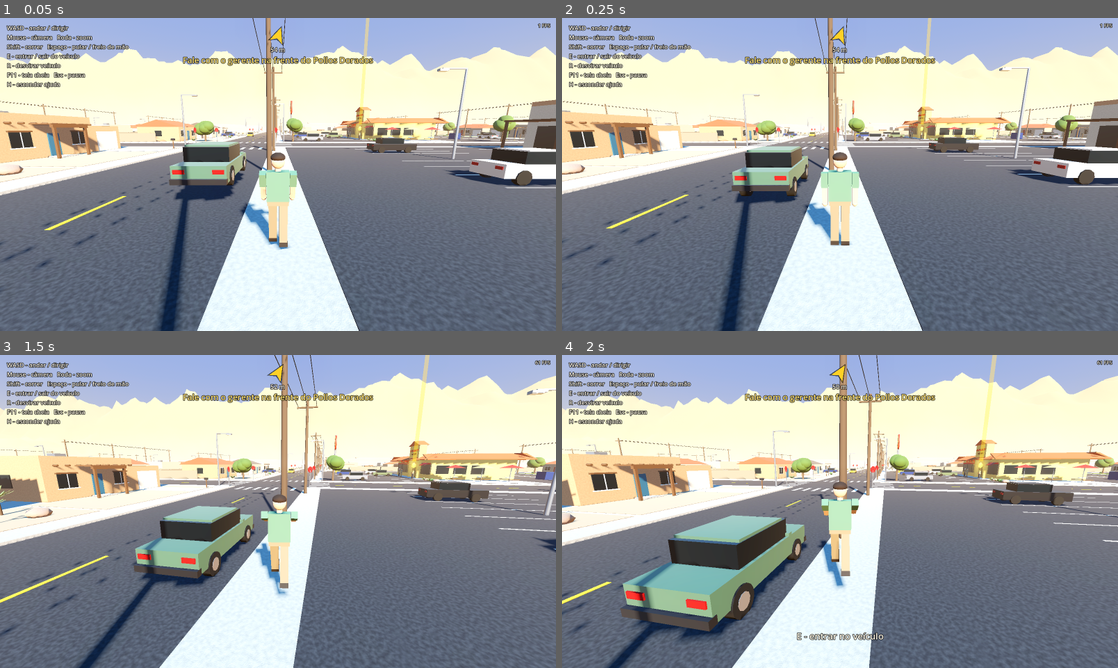
Above: before the commit, frames 1-4 (two rows, left to right).
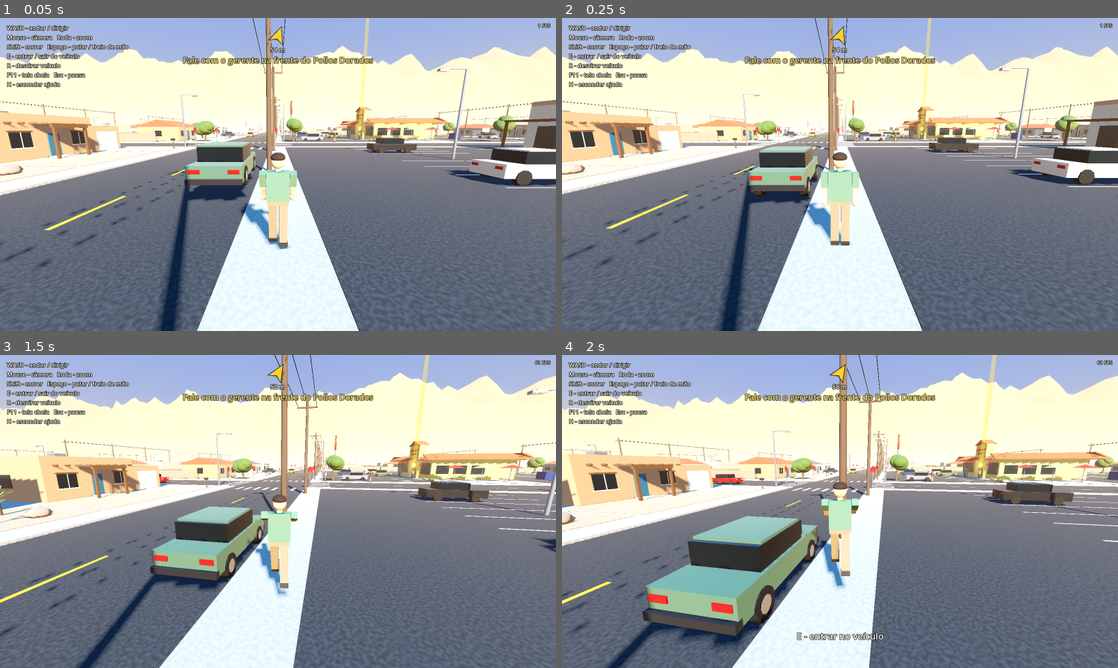
Above: after the commit, the same moments.

Repository: laudisio/desert-mvp
Game: Godot game, scene res://scenes/main.tscn
The game is run twice, just before and just after one commit, with the same random seed, the same clock (stepped at 60 frames per second) and the same inputs.
Inputs (mouse positions are in pixels of both pictures, inside the frame that each line leads up to):
- Up to frame 1 (0.05 s): no input
- Up to frame 2 (0.25 s): no input
- Up to frame 3 (1.5 s): move the mouse to (305, 511) at 0.52 s; hold Space (jump) 0.53-1.28 s; hold W (move_forward) from 0.53 s (still down); move the mouse to (250, 511) at 1.27 s; tap E (interact) at 1.35 s
- Up to frame 4 (2 s): keep holding W (move_forward); tap Space (jump) at 1.52, 1.55, 1.82 s

The runs differ from the first frame. In frame 1, 1.2% of the frame differs, in the area x 30-91%, y 36-59%; in frame 2, 1.3%; in frame 3, 2.5%; in frame 4, 5.6%, in the area x 10-67%, y 37-94%.

Commit message:
Adiciona pedestres nas calçadas e tráfego de carros de IA
Co-Authored-By: Devin AI <158243242+devin-ai-integration[bot]@users.noreply.github.com>

Diff:
--- a/scripts/autotest.gd
+++ b/scripts/autotest.gd
@@ -122,6 +122,7 @@
     await _shot("17_restaurante_npcs")
     rig.zoom = 1.0
     await _mission_test(city, rv)
+    await _traffic_test(city)
     # aerial
     rig.target = null
     rig.global_position = Vector3(-60, 90, -120)
@@ -239,6 +240,61 @@
     player.teleport(ex + Vector3(0, 0, 6))
 
 
+func _traffic_test(city: City) -> void:
+    var tr: Traffic = main.traffic
+    var player: Player = main.player
+    var rig: CameraRig = main.rig
+    var c0: Array = []
+    for c in tr.cars:
+        c0.append(c.global_position)
+    var p0: Array = []
+    for p in tr.peds:
+        p0.append(p.global_position)
+    await _wait(4.0)
+    var moved := 0
+    for i in tr.cars.size():
+        if tr.cars[i].global_position.distance_to(c0[i]) > 3.0:
+            moved += 1
+    var walked := 0
+    for i in tr.peds.size():
+        if tr.peds[i].global_position.distance_to(p0[i]) > 1.0:
+            walked += 1
+    print("[autotest] traffic cars moved=", moved, "/", tr.cars.size(), " peds walked=", walked, "/", tr.peds.size())
+    var car: TrafficCar = tr.cars[0]
+    var cf := TrafficCar.d3(car.dir)
+    var spot := car.global_position + cf * 16.0 + TrafficCar.right(car.dir) * 4.2
+    spot.y = City.CURB + 0.1
+    player.teleport(spot)
+    rig.yaw = city_yaw_toward(spot, car.global_position + cf * 6.0)
+    rig.pitch = -0.18
+    await _wait(1.0)
+    await _shot("27_ruas")
+    var ped: Pedestrian = tr.peds[0]
+    var sedan: Vehicle = main.vehicles[0]
+    var fwd := ped.global_transform.basis.z
+    sedan.global_transform = Transform3D(Basis(Vector3.UP, atan2(fwd.x, fwd.z)), ped.global_position - fwd * 5.0 + Vector3.UP * 0.8)
+    sedan.reset_physics_interpolation()
+    sedan.linear_velocity = fwd * 9.0
+    for i in 20:
+        if ped.down_time > 0.0:
+            break
+        await _wait(0.1)
+    print("[autotest] ped knocked down=", ped.down_time > 0.0)
+    var side := ped.global_transform.basis.x
+    player.teleport(ped.global_position + side * 6.0 + Vector3.UP * 0.3)
+    rig.yaw = city_yaw_toward(player.global_position, ped.global_position)
+    rig.pitch = -0.35
+    await _wait(0.6)
+    await _shot("28_atropelado")
+    await _wait(4.5)
+    print("[autotest] ped got up=", ped.down_time <= 0.0, " collision=", not ped.body_shape.disabled)
+    var stuck := 0
+    for c in tr.cars:
+        if c.blocked_time > 3.0:
+            stuck += 1
+    print("[autotest] traffic stuck>3s=", stuck)
+
+
 func city_yaw_toward(from: Vector3, to: Vector3) -> float:
     var d := to - from
     return atan2(-d.x, -d.z)
--- a/scripts/city.gd
+++ b/scripts/city.gd
@@ -79,7 +79,7 @@
     var hz := line(HWY_IDX)
     player_spawn = T(Vector3(-2.0, CURB + 0.05, hz + ROAD / 2.0 + 1.0))
     spawn_yaw = -PI / 2.0
-    sedan_spawn = T(Vector3(3.0, 0.4, hz + ROAD / 2.0 - 1.6), PI / 2.0)
+    sedan_spawn = T(Vector3(3.0, 0.4, hz + ROAD / 2.0 - 1.1), PI / 2.0)
     var rx := line(4) + PITCH / 2.0
     var rz := line(1) + PITCH / 2.0
     rv_spawn = T(Vector3(rx, CURB + 0.6, rz), PI / 2.0)
--- a/scripts/main.gd
+++ b/scripts/main.gd
@@ -8,6 +8,7 @@
 var current_vehicle: Vehicle = null
 var npcs: Array[Npc] = []
 var mission: Mission
+var traffic: Traffic
 
 
 func _ready() -> void:
@@ -47,6 +48,11 @@
     rig.yaw = city.spawn_yaw
     player.cam_rig = rig
     player.model.rotation.y = city.spawn_yaw + PI
+
+    traffic = Traffic.new()
+    traffic.name = "Traffic"
+    add_child(traffic)
+    traffic.setup(self)
 
     hud = Hud.new()
     add_child(hud)
--- a/scripts/npc.gd
+++ b/scripts/npc.gd
@@ -1,6 +1,7 @@
 class_name Npc
-extends StaticBody3D
-## Idle low-poly NPC: breathes and turns its head toward `watch` when close.
+extends AnimatableBody3D
+## Low-poly NPC: breathes, turns its head toward `watch` when close and
+## swings arms/legs by `walk_amount` (used by Pedestrian).
 
 const LOOK_RADIUS := 9.0
 
@@ -10,6 +11,13 @@
 var torso: Node3D
 var head: Node3D
 var _phase := 0.0
+var style_seed := 0
+var body_shape: CollisionShape3D
+var legs: Array[Node3D] = []
+var arms: Array[Node3D] = []
+var _arm_rest: Array[Vector3] = []
+var walk_amount := 0.0
+var _walk_phase := 0.0
 
 
 func setup(kind_name: String) -> void:
@@ -17,6 +25,7 @@
     collision_layer = 1
     collision_mask = 0
     var shape := CollisionShape3D.new()
+    body_shape = shape
     var cap := CapsuleShape3D.new()
     cap.radius = 0.32
     cap.height = 1.8
@@ -110,6 +119,8 @@
             s.glasses = true
             s.crutches = true
             s.height = 0.97
+        "pedestre":
+            _random_style(s)
     _build_body(s)
 
 
@@ -117,16 +128,18 @@
     model = _node(self, Vector3.ZERO)
     model.scale = Vector3(1.0, s.height, 1.0)
     var w: float = s.width
-    var skin := _m(kind + "_skin", s.skin, 0.7)
-    var shirt := _m(kind + "_shirt", s.shirt)
-    var pants := _m(kind + "_pants", s.pants, 0.9)
+    var skin := _m(_key() + "_skin", s.skin, 0.7)
+    var shirt := _m(_key() + "_shirt", s.shirt)
+    var pants := _m(_key() + "_pants", s.pants, 0.9)
     var shoes := _m("shoes", s.shoes, 0.6)
     var dark := _m("eyes", Color(0.05, 0.05, 0.05), 0.4)
-    var top: Material = shirt if s.jacket == null else _m(kind + "_jacket", s.jacket)
+    var top: Material = shirt if s.jacket == null else _m(_key() + "_jacket", s.jacket)
 
     for sx in [-0.11 * w, 0.11 * w]:
-        _part(model, GeoBuilder.box_mesh(Vector3(0.17 * w, 0.82, 0.2)), pants, Vector3(sx, 0.51, 0))
-        _part(model, GeoBuilder.box_mesh(Vector3(0.18 * w, 0.1, 0.3)), shoes, Vector3(sx, 0.05, 0.05))
+        var leg := _node(model, Vector3(sx, 0.92, 0))
+        _part(leg, GeoBuilder.box_mesh(Vector3(0.17 * w, 0.82, 0.2)), pants, Vector3(0, -0.41, 0))
+        _part(leg, GeoBuilder.box_mesh(Vector3(0.18 * w, 0.1, 0.3)), shoes, Vector3(0, -0.87, 0.05))
+        legs.append(leg)
 
     torso = _node(model, Vector3(0, 0.92, 0))
     _part(torso, GeoBuilder.box_mesh(Vector3(0.44 * w, 0.18, 0.25 + s.belly)), pants, Vector3(0, 0.05, 0))
@@ -134,9 +147,9 @@
     if s.jacket != null:
         _part(torso, GeoBuilder.box_mesh(Vector3(0.16, 0.42, 0.02)), shirt, Vector3(0, 0.44, 0.135 + s.belly * 0.5))
     if s.tie != null:
-        _part(torso, GeoBuilder.box_mesh(Vector3(0.07, 0.4, 0.02)), _m(kind + "_tie", s.tie, 0.5), Vector3(0, 0.45, 0.15 + s.belly * 0.5))
+        _part(torso, GeoBuilder.box_mesh(Vector3(0.07, 0.4, 0.02)), _m(_key() + "_tie", s.tie, 0.5), Vector3(0, 0.45, 0.15 + s.belly * 0.5))
     if s.long_hair:
-        _part(torso, GeoBuilder.box_mesh(Vector3(0.32, 0.26, 0.08)), _m(kind + "_hair", s.hair), Vector3(0, 0.58, -0.15))
+        _part(torso, GeoBuilder.box_mesh(Vector3(0.32, 0.26, 0.08)), _m(_key() + "_hair", s.hair), Vector3(0, 0.58, -0.15))
 
     for side in [-1.0, 1.0]:
         var arm := _node(torso, Vector3(side * 0.31 * w, 0.6, 0))
@@ -159,19 +172,21 @@
             var metal := _m("crutch", Color(0.7, 0.72, 0.75), 0.3)
             _part(c, GeoBuilder.cyl_mesh(0.02, 0.02, 1.3, 6), metal, Vector3(0, 0.65, 0))
             _part(c, GeoBuilder.box_mesh(Vector3(0.12, 0.04, 0.05)), _m("crutch_pad", Color(0.1, 0.1, 0.1)), Vector3(0, 1.3, 0))
+        arms.append(arm)
+        _arm_rest.append(arm.rotation)
 
     _part(torso, GeoBuilder.cyl_mesh(0.06, 0.06, 0.1, 8), skin, Vector3(0, 0.69, 0))
     head = _node(torso, Vector3(0, 0.85, 0))
     _part(head, GeoBuilder.sphere_mesh(0.14, 0.3, 12, 8), skin, Vector3.ZERO)
-    var hair := _m(kind + "_hair", s.hair, 0.9)
+    var hair := _m(_key() + "_hair", s.hair, 0.9)
     if not s.bald:
         _part(head, GeoBuilder.sphere_mesh(0.148, 0.2, 12, 6), hair, Vector3(0, 0.08, -0.01))
     if s.long_hair:
         _part(head, GeoBuilder.box_mesh(Vector3(0.31, 0.3, 0.12)), hair, Vector3(0, -0.04, -0.1))
     if s.fringe != null:
-        _part(head, GeoBuilder.cyl_mesh(0.145, 0.145, 0.07, 12), _m(kind + "_fringe", s.fringe), Vector3(0, -0.01, -0.02))
+        _part(head, GeoBuilder.cyl_mesh(0.145, 0.145, 0.07, 12), _m(_key() + "_fringe", s.fringe), Vector3(0, -0.01, -0.02))
     if s.stubble != null:
-        _part(head, GeoBuilder.box_mesh(Vector3(0.2, 0.08, 0.08)), _m(kind + "_stubble", s.stubble), Vector3(0, -0.1, 0.09))
+        _part(head, GeoBuilder.box_mesh(Vector3(0.2, 0.08, 0.08)), _m(_key() + "_stubble", s.stubble), Vector3(0, -0.1, 0.09))
     if s.goatee:
         _part(head, GeoBuilder.box_mesh(Vector3(0.09, 0.09, 0.05)), hair, Vector3(0, -0.12, 0.12))
         _part(head, GeoBuilder.box_mesh(Vector3(0.12, 0.025, 0.04)), hair, Vector3(0, -0.05, 0.135))
@@ -185,7 +200,41 @@
     _part(head, GeoBuilder.box_mesh(Vector3(0.03, 0.05, 0.04)), skin, Vector3(0, -0.02, 0.145))
 
 
-func _process(delta: float) -> void:
+func _key() -> String:
+    return kind if kind != "pedestre" else "ped%d" % style_seed
+
+
+func _random_style(s: Dictionary) -> void:
+    var r := RandomNumberGenerator.new()
+    r.seed = style_seed
+    var skins := [Color(0.93, 0.76, 0.64), Color(0.82, 0.62, 0.48), Color(0.62, 0.43, 0.3), Color(0.42, 0.28, 0.2)]
+    var shirts := [Color(0.85, 0.25, 0.2), Color(0.2, 0.45, 0.75), Color(0.95, 0.95, 0.92), Color(0.3, 0.6, 0.35), Color(0.95, 0.7, 0.2), Color(0.55, 0.35, 0.65), Color(0.15, 0.15, 0.17), Color(0.4, 0.75, 0.8)]
+    var pants_c := [Color(0.22, 0.3, 0.45), Color(0.15, 0.15, 0.17), Color(0.6, 0.52, 0.38), Color(0.35, 0.33, 0.3), Color(0.45, 0.5, 0.6)]
+    var hairs := [Color(0.08, 0.07, 0.07), Color(0.25, 0.16, 0.1), Color(0.5, 0.35, 0.2), Color(0.88, 0.75, 0.48), Color(0.7, 0.7, 0.68)]
+    s.skin = skins[r.randi() % skins.size()]
+    s.shirt = shirts[r.randi() % shirts.size()]
+    s.pants = pants_c[r.randi() % pants_c.size()]
+    s.hair = hairs[r.randi() % hairs.size()]
+    var female := r.randf() < 0.45
+    s.long_hair = female and r.randf() < 0.8
+    s.bald = not female and r.randf() < 0.15
+    s.goatee = not female and r.randf() < 0.2
+    s.glasses = r.randf() < 0.2
+    if r.randf() < 0.25:
+        s.jacket = shirts[r.randi() % shirts.size()].darkened(0.35)
+    s.width = r.randf_range(0.86, 0.94) if female else r.randf_range(0.95, 1.12)
+    s.height = r.randf_range(0.92, 1.0) if female else r.randf_range(0.97, 1.06)
+    s.belly = r.randf_range(0.0, 0.06) if r.randf() < 0.3 else 0.0
+
+
+func _physics_process(delta: float) -> void:
+    if walk_amount > 0.01:
+        _walk_phase += delta * (5.5 + walk_amount * 3.0)
+    var swing := sin(_walk_phase) * 0.55 * clampf(walk_amount, 0.0, 1.5)
+    for i in legs.size():
+        legs[i].rotation.x = swing if i == 0 else -swing
+    for i in arms.size():
+        arms[i].rotation.x = _arm_rest[i].x + (-swing if i == 0 else swing) * 0.8 * clampf(walk_amount, 0.0, 1.0)
     _phase += delta * 1.6
     torso.position.y = 0.92 + sin(_phase) * 0.006
     torso.scale = Vector3(1.0 + sin(_phase) * 0.012, 1.0, 1.0 + sin(_phase) * 0.012)
--- /dev/null
+++ b/scripts/pedestrian.gd
@@ -0,0 +1,108 @@
+class_name Pedestrian
+extends Npc
+## Walks a loop around a city block's sidewalk; jumps out of the way of fast
+## cars and gets knocked down (then stands back up) when hit.
+
+const H := 24.8
+const DOWN_TIME := 4.0
+
+var traffic: Traffic
+var center := Vector3.ZERO
+var s := 0.0
+var dir := 1.0
+var speed := 1.3
+var off := Vector3.ZERO
+var down_time := 0.0
+var _flee := Vector3.ZERO
+var _flee_time := 0.0
+
+
+func place(block_center: Vector3, start: float, direction: float, walk_speed: float) -> void:
+    center = block_center
+    s = start
+    dir = direction
+    speed = walk_speed
+    collision_layer = 8
+    collision_mask = 0
+    global_position = _ground(path_point(s))
+    var a := path_point(s + dir)
+    var b := path_point(s)
+    rotation.y = atan2(a.x - b.x, a.z - b.z)
+
+
+func path_point(p: float) -> Vector3:
+    p = fposmod(p, 8.0 * H)
+    var side := int(p / (2.0 * H))
+    var t := p - side * 2.0 * H - H
+    match side:
+        0:
+            return center + Vector3(t, 0, -H)
+        1:
+            return center + Vector3(H, 0, t)
+        2:
+            return center + Vector3(-t, 0, H)
+        _:
+            return center + Vector3(-H, 0, -t)
+
+
+func _ground(p: Vector3) -> Vector3:
+    var on_slab := maxf(absf(p.x - center.x), absf(p.z - center.z)) <= City.SLAB * 0.5
+    p.y = City.CURB if on_slab else 0.02
+    return p
+
+
+func knock_down(push: Vector3) -> void:
+    if down_time > 0.0:
+        return
+    down_time = DOWN_TIME
+    _flee_time = 0.0
+    var flat := Vector3(push.x, 0, push.z)
+    if flat.length_squared() > 0.01:
+        rotation.y = atan2(flat.x, flat.z)
+        off += flat.normalized() * 1.5
+    model.rotation.x = PI * 0.5
+    model.position.y = 0.18
+    body_shape.disabled = true
+    walk_amount = 0.0
+
+
+func _physics_process(delta: float) -> void:
+    super._physics_process(delta)
+    if down_time > 0.0:
+        down_time -= delta
+        if down_time <= 0.0:
+            model.rotation.x = 0.0
+            model.position.y = 0.0
+            body_shape.disabled = false
+        return
+    var prev := global_position
+    var threat := traffic.threat_to(self)
+    if threat != Vector3.ZERO and _flee_time <= 0.0:
+        _flee = threat * 4.5
+        _flee_time = 1.0
+    if _flee_time > 0.0:
+        _flee_time -= delta
+        off += _flee * delta
+    elif not _player_blocking():
+        s += dir * speed * delta
+        off = off.move_toward(Vector3.ZERO, 1.2 * delta)
+    off = off.limit_length(8.0)
+    global_position = _ground(path_point(s) + off)
+    var d := global_position - prev
+    d.y = 0.0
+    var v := d.length() / maxf(delta, 0.0001)
+    walk_amount = clampf(v / 1.4, 0.0, 1.6)
+    if d.length_squared() > 0.000001:
+        rotation.y = lerp_angle(rotation.y, atan2(d.x, d.z), 1.0 - exp(-10.0 * delta))
+
+
+func _player_blocking() -> bool:
+    var p: Player = traffic.main.player
+    if not p.visible:
+        return false
+    var to_p := p.global_position - global_position
+    to_p.y = 0.0
+    if to_p.length() > 1.1:
+        return false
+    var fwd := path_point(s + dir) - path_point(s)
+    return to_p.dot(fwd) > 0.0
--- a/scripts/player.gd
+++ b/scripts/player.gd
@@ -20,7 +20,7 @@
 
 func _ready() -> void:
     collision_layer = 2
-    collision_mask = 1 | 4
+    collision_mask = 1 | 4 | 8
     floor_snap_length = 0.3
     floor_max_angle = deg_to_rad(50.0)
     var shape := CollisionShape3D.new()
--- /dev/null
+++ b/scripts/traffic.gd
@@ -0,0 +1,123 @@
+class_name Traffic
+extends Node3D
+## Spawns AI cars on the street grid and pedestrians on the sidewalks.
+
+const CAR_COUNT := 10
+const PED_COUNT := 22
+const LOOK := 6.0
+
+var main: Node
+var cars: Array[TrafficCar] = []
+var peds: Array[Pedestrian] = []
+var rng := RandomNumberGenerator.new()
+
+
+func setup(main_node: Node) -> void:
+    main = main_node
+    rng.seed = 4242
+    var city: City = main.city
+    var edges: Array = []
+    for i in City.N + 1:
+        for j in City.N + 1:
+            var n := Vector2i(i, j)
+            for d in TrafficCar.DIRS:
+                if TrafficCar.inside(n + d):
+                    edges.append([n, d])
+    for k in CAR_COUNT:
+        var e: Array = edges.pop_at(rng.randi() % edges.size())
+        var car := TrafficCar.new()
+        car.name = "TrafficCar%d" % k
+        add_child(car)
+        car.setup(self, k, city.M.cars[k % city.M.cars.size()], e[0], e[1], rng.randf_range(0.1, 0.7))
+        cars.append(car)
+    for k in PED_COUNT:
+        var p := Pedestrian.new()
+        p.name = "Pedestre%d" % k
+        p.style_seed = 77 + k * 13
+        p.setup("pedestre")
+        p.traffic = self
+        add_child(p)
+        var bx := rng.randi() % City.N
+        var bz := rng.randi() % City.N
+        if k < 8:
+            bx = 1 + k % 3
+            bz = 1 + (k / 3) % 2 + (1 if k % 3 == 2 else 0)
+        var c := Vector3(City.line(bx) + City.PITCH * 0.5, 0, City.line(bz) + City.PITCH * 0.5)
+        p.place(c, rng.randf() * 8.0 * Pedestrian.H, 1.0 if rng.randf() < 0.5 else -1.0, rng.randf_range(1.1, 1.6))
+        peds.append(p)
+
+
+## Returns [gap_to_stop_point, blocking_node] for the nearest thing in front of `car`.
+func obstacle_ahead(car: TrafficCar) -> Array:
+    var inv := car.global_transform.affine_inverse()
+    var look := LOOK + car.speed * 1.3
+    var best := INF
+    var who: Node3D = null
+    var cands: Array = []
+    var pl: Player = main.player
+    if pl.visible:
+        cands.append([pl, 0.4, 3.5])
+    for v in main.vehicles:
+        cands.append([v, 1.3 if v.kind == "rv" else 0.95, 7.4 if v.kind == "rv" else 6.0])
+    for c in cars:
+        if c != car:
+            cands.append([c, 0.95, 6.0])
+    for p in peds:
+        cands.append([p, 0.4, 3.5])
+    for e in cands:
+        var n: Node3D = e[0]
+        if n is TrafficCar and n.blocker == car and car.id < n.id:
+            continue
+        var l := inv * n.global_position
+        if l.z <= 0.0 or l.z > look + e[2] or absf(l.x) > 0.95 + e[1] or absf(l.y) > 3.0:
+            continue
+        var gap: float = l.z - e[2]
+        if gap < best:
+            best = gap
+            who = n
+    return [best, who]
+
+
+## Returns a unit flee direction if a fast player vehicle is coming at `p`
+## (and knocks `p` down if it is already being hit), else Vector3.ZERO.
+func threat_to(p: Pedestrian) -> Vector3:
+    for v: Vehicle in main.vehicles:
+        var vel := v.linear_velocity
+        vel.y = 0.0
+        var sp := vel.length()
+        if sp < 4.0:
+            continue
+        var l := v.global_transform.affine_inverse() * p.global_position
+        var half := Vector2(1.3, 3.7) if v.kind == "rv" else Vector2(0.95, 2.3)
+        if absf(l.x) < half.x + 0.35 and absf(l.z) < half.y + 0.35 and absf(l.y) < 2.5:
+            p.knock_down(vel)
+            return Vector3.ZERO
+        if sp < 5.0:
+            continue
+        var rel := p.global_position - v.global_position
+        rel.y = 0.0
+        var vd := vel / sp
+        var along := rel.dot(vd)
+        var lat := rel - vd * along
+        if along > 0.0 and along < 14.0 and lat.length() < 3.2:
+            if lat.length() < 0.1:
+                lat = Vector3(-vd.z, 0, vd.x)
+            return lat.normalized()
+    return Vector3.ZERO
+
+
+func _physics_process(_delta: float) -> void:
+    var pl: Vector3 = main.player.global_position
+    if main.current_vehicle:
+        pl = main.current_vehicle.global_position
+    for car in cars:
+        if car.blocked_time < 6.0:
+            continue
+        if not (car.blocker is TrafficCar):
+            car.u_turn()
+        elif car.global_position.distance_to(pl) > 60.0:
+            var n := Vector2i(rng.randi_range(0, City.N), rng.randi_range(0, City.N))
+            var d: Vector2i = TrafficCar.DIRS[rng.randi() % 4]
+            if not TrafficCar.inside(n + d):
+                d = -d
+            car.teleport_to(n, d)
--- /dev/null
+++ b/scripts/traffic_car.gd
@@ -0,0 +1,191 @@
+class_name TrafficCar
+extends AnimatableBody3D
+## AI car that follows the right-hand lane of the street grid, picks a random
+## direction at each intersection and slows / stops for anything ahead.
+
+const LANE := 1.8
+const CRUISE := 10.0
+const TURN_SPEED := 5.0
+const DIRS: Array[Vector2i] = [Vector2i(1, 0), Vector2i(-1, 0), Vector2i(0, 1), Vector2i(0, -1)]
+
+var traffic: Traffic
+var id := 0
+var node := Vector2i.ZERO
+var dir := Vector2i.ZERO
+var speed := 0.0
+var segs: Array = []
+var blocker: Node3D = null
+var blocked_time := 0.0
+var _t := 0.0
+var _len := 1.0
+var _wheels: Array[Node3D] = []
+var _rng := RandomNumberGenerator.new()
+
+
+static func center(n: Vector2i) -> Vector3:
+    return Vector3(City.line(n.x), 0.02, City.line(n.y))
+
+
+static func d3(d: Vector2i) -> Vector3:
+    return Vector3(d.x, 0, d.y)
+
+
+static func right(d: Vector2i) -> Vector3:
+    return Vector3(-d.y, 0, d.x)
+
+
+static func inside(n: Vector2i) -> bool:
+    return n.x >= 0 and n.y >= 0 and n.x <= City.N and n.y <= City.N
+
+
+func setup(tr: Traffic, idx: int, paint: Material, from_node: Vector2i, d: Vector2i, frac: float) -> void:
+    traffic = tr
+    id = idx
+    _rng.seed = 900 + idx
+    collision_layer = 4
+    collision_mask = 0
+    _build(paint)
+    dir = d
+    node = from_node + d
+    var p0 := center(from_node) + d3(d) * 5.0 + right(d) * LANE
+    var p1 := center(node) - d3(d) * 5.0 + right(d) * LANE
+    p0 = p0.lerp(p1, frac)
+    segs = [[p0, (p0 + p1) * 0.5, p1, CRUISE]]
+    _start_seg()
+    global_transform = Transform3D(Basis(Vector3.UP, atan2(d.x, d.y)), p0)
+
+
+func _build(paint: Material) -> void:
+    var M: Dictionary = traffic.main.city.M
+    var parts := [
+        [Vector3(1.8, 0.62, 4.4), Vector3(0, 0.62, 0), paint],
+        [Vector3(1.6, 0.55, 2.2), Vector3(0, 1.2, -0.2), M.glass],
+        [Vector3(1.56, 0.06, 1.9), Vector3(0, 1.49, -0.25), paint],
+    ]
+    for sx in [-0.62, 0.62]:
+        parts.append([Vector3(0.35, 0.14, 0.04), Vector3(sx, 0.75, -2.21), M.tail])
+        parts.append([Vector3(0.35, 0.14, 0.04), Vector3(sx, 0.75, 2.21), M.lamp])
+    for p in parts:
+        var mi := MeshInstance3D.new()
+        mi.mesh = GeoBuilder.box_mesh(p[0])
+        mi.position = p[1]
+        mi.material_override = p[2]
+        add_child(mi)
+    for sx in [-0.82, 0.82]:
+        for sz in [-1.35, 1.35]:
+            var w := Node3D.new()
+            w.position = Vector3(sx, 0.34, sz)
+            var mi := MeshInstance3D.new()
+            mi.mesh = GeoBuilder.cyl_mesh(0.34, 0.34, 0.24, 10)
+            mi.material_override = M.tire
+            mi.rotation.z = PI * 0.5
+            w.add_child(mi)
+            add_child(w)
+            _wheels.append(w)
+    var cs := CollisionShape3D.new()
+    var box := BoxShape3D.new()
+    box.size = Vector3(1.8, 1.3, 4.4)
+    cs.shape = box
+    cs.position.y = 0.85
+    add_child(cs)
+
+
+func _bez(sg: Array, t: float) -> Vector3:
+    var a: Vector3 = sg[0]
+    var c: Vector3 = sg[1]
+    var b: Vector3 = sg[2]
+    return a.lerp(c, t).lerp(c.lerp(b, t), t)
+
+
+func _start_seg() -> void:
+    var sg: Array = segs[0]
+    var l := 0.0
+    var prev := _bez(sg, 0.0)
+    for k in range(1, 9):
+        var p := _bez(sg, k / 8.0)
+        l += prev.distance_to(p)
+        prev = p
+    _len = maxf(l, 0.01)
+
+
+func _plan_next() -> void:
+    var last: Array = segs[segs.size() - 1]
+    var p1: Vector3 = last[2]
+    var options: Array[Vector2i] = []
+    for d in DIRS:
+        if d == -dir or not inside(node + d):
+            continue
+        options.append(d)
+        if d == dir:
+            options.append(d)
+    var d2: Vector2i = options[_rng.randi() % options.size()] if not options.is_empty() else -dir
+    var a := center(node)
+    var q0 := a + d3(d2) * 5.0 + right(d2) * LANE
+    var c := (p1 + q0) * 0.5 if d2 == dir else a + right(dir) * LANE + right(d2) * LANE
+    var nxt := node + d2
+    var q1 := center(nxt) - d3(d2) * 5.0 + right(d2) * LANE
+    segs.append([p1, c, q0, CRUISE if d2 == dir else TURN_SPEED])
+    segs.append([q0, (q0 + q1) * 0.5, q1, CRUISE])
+    dir = d2
+    node = nxt
+
+
+func u_turn() -> void:
+    var p := global_position
+    var f := d3(dir)
+    var r := right(dir)
+    var p1 := p - r * LANE * 2.0
+    var from_node := node - dir
+    dir = -dir
+    node = from_node
+    var q1 := center(node) - d3(dir) * 5.0 + right(dir) * LANE
+    segs = [[p, p + f * 5.0 - r * LANE, p1, 3.0], [p1, (p1 + q1) * 0.5, q1, CRUISE]]
+    _t = 0.0
+    _start_seg()
+    blocked_time = 0.0
+
+
+func teleport_to(from_node: Vector2i, d: Vector2i) -> void:
+    dir = d
+    node = from_node + d
+    var p0 := center(from_node) + d3(d) * 5.0 + right(d) * LANE
+    var p1 := center(node) - d3(d) * 5.0 + right(d) * LANE
+    segs = [[p0, (p0 + p1) * 0.5, p1, CRUISE]]
+    _t = 0.0
+    speed = 0.0
+    blocked_time = 0.0
+    _start_seg()
+    global_transform = Transform3D(Basis(Vector3.UP, atan2(d.x, d.y)), p0)
+    reset_physics_interpolation()
+
+
+func _physics_process(delta: float) -> void:
+    if segs.size() < 2:
+        _plan_next()
+    var sg: Array = segs[0]
+    var remaining := (1.0 - _t) * _len
+    var target := minf(sg[3], float(segs[1][3]) + remaining * 0.7)
+    var ob: Array = traffic.obstacle_ahead(self)
+    blocker = ob[1]
+    if blocker:
+        target = minf(target, maxf(0.0, ob[0] * 1.1))
+    speed = move_toward(speed, target, (4.0 if target > speed else 14.0) * delta)
+    _t += speed * delta / _len
+    while _t >= 1.0:
+        var extra := (_t - 1.0) * _len
+        segs.pop_front()
+        if segs.size() < 2:
+            _plan_next()
+        _start_seg()
+        _t = extra / _len
+    var cur: Array = segs[0]
+    var pos := _bez(cur, _t)
+    var tan := _bez(cur, minf(_t + 0.02, 1.0)) - _bez(cur, maxf(_t - 0.02, 0.0))
+    var yaw := atan2(tan.x, tan.z) if tan.length_squared() > 0.000001 else rotation.y
+    global_transform = Transform3D(Basis(Vector3.UP, yaw), pos)
+    for w in _wheels:
+        w.rotation.x += speed * delta / 0.34
+    if blocker and speed < 0.3:
+        blocked_time += delta
+    else:
+        blocked_time = 0.0
Not shown, added: scripts/pedestrian.gd.uid
Not shown, added: scripts/traffic.gd.uid
Not shown, added: scripts/traffic_car.gd.uid
